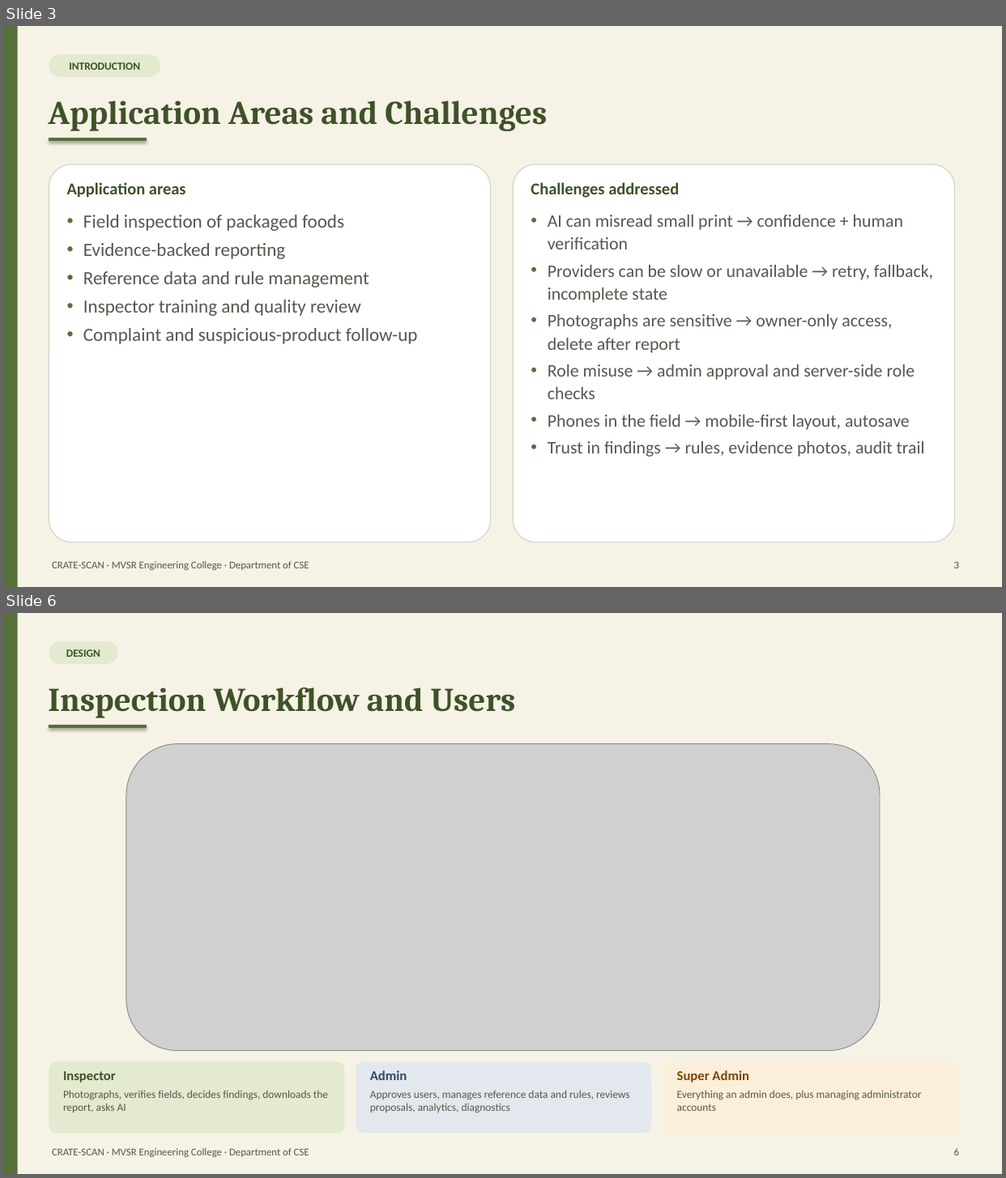
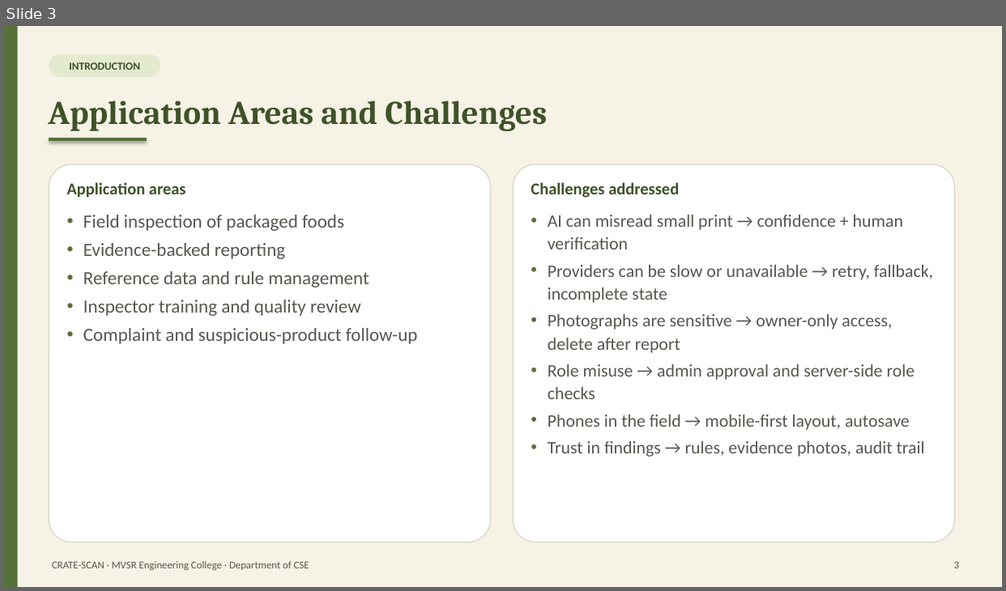
Before and after one commit to DubbakaSathwik/Food_inspection_toolkit, a slide deck: docs/report/CRATE-SCAN_Presentation.pptx. Shown one above the other, each under a label of ours: slides 3 and 6 before the commit, slide 3 after it; the slides between them are not shown. The pictures are 1006x1178 and 1006x591 pixels, drawn with LibreOffice and Linux fonts; fonts in the diff are those of the drawing; grey boxes stand for pictures. Boxes give left, top, right and bottom in pixels: in the first picture for what was removed or moved away, otherwise in the second. Text is boxed around its words. In the diff, an @@ line names an element or a change of style, - is before the commit and + after.

```diff
--- a/docs/report/CRATE-SCAN_Presentation.pptx
+++ b/docs/report/CRATE-SCAN_Presentation.pptx
@@ slide 6 removed at box(4, 613, 1002, 1174), background #F6F2E6 @@
@@ rectangle removed at box(4, 613, 18, 1174) @@
@@ rounded rectangle removed at box(49, 641, 117, 664) @@
-DESIGN
@@ text removed at box(48, 688, 516, 718) @@
-Inspection Workflow and Users
@@ line removed from (49, 726) to (147, 726) @@
@@ picture removed at box(126, 744, 879, 1051) @@
@@ rounded rectangle removed at box(49, 1063, 345, 1133) @@
@@ text removed at box(63, 1071, 116, 1083) @@
-Inspector
@@ rounded rectangle removed at box(356, 1063, 651, 1133) @@
@@ text removed at box(370, 1071, 407, 1080) @@
-Admin
@@ rounded rectangle removed at box(663, 1063, 958, 1133) @@
@@ text removed at box(677, 1071, 749, 1083) @@
-Super Admin
@@ text removed at box(63, 1090, 328, 1113) @@
-Photographs, verifies fields, decides findings, downloads the report, asks AI
@@ text removed at box(370, 1090, 629, 1114) @@
-Approves users, manages reference data and rules, reviews proposals, analytics, diagnostics
@@ text removed at box(677, 1090, 922, 1111) @@
-Everything an admin does, plus managing administrator accounts
@@ text removed at box(52, 1148, 309, 1157) @@
-CRATE-SCAN · MVSR Engineering College · Department of CSE
@@ text removed at box(954, 1148, 959, 1156) @@
-6
```
Also in this commit, not shown: 1 slide changed, 13 slides added, 5 other slides removed, 2 other files.
